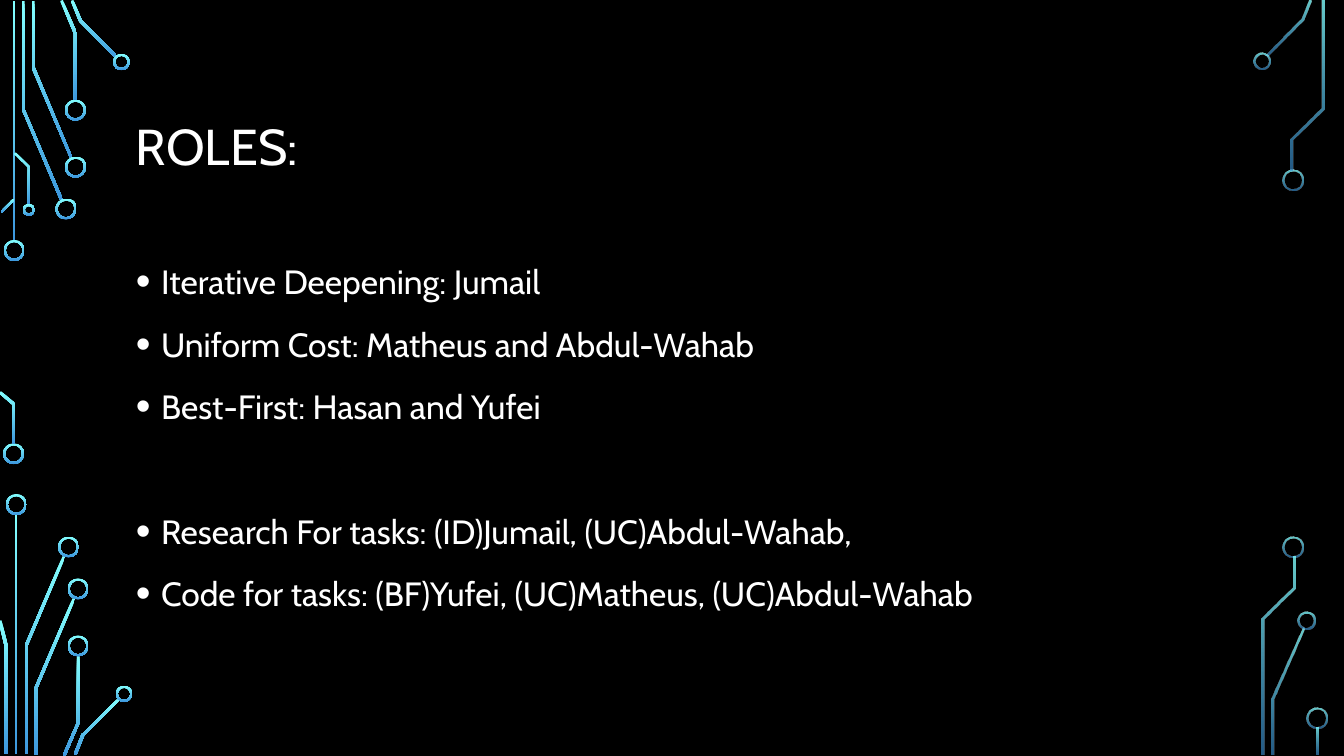
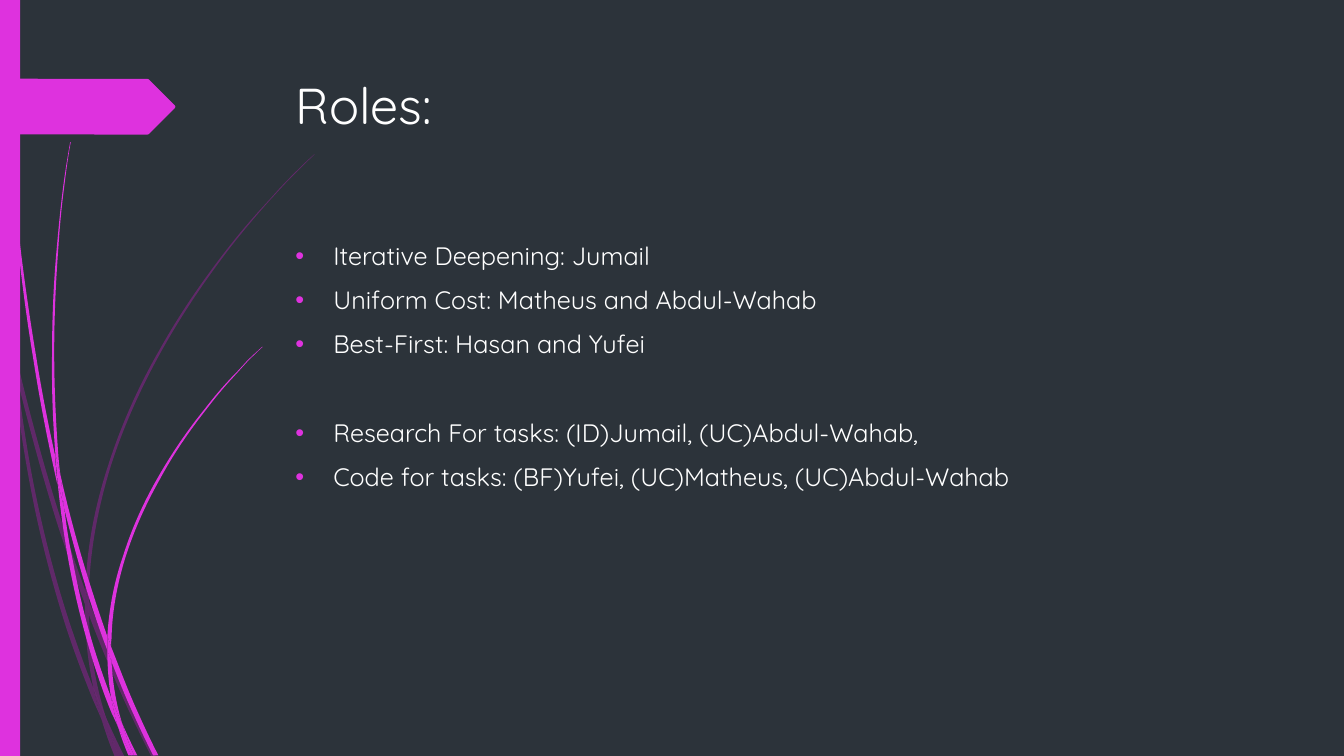
Before and after one commit to x-mizu/CM-and-AI-Coursework-2, a slide deck: slide 2 of Presentation/Presentation Group 14.pptx. Drawn at 1344x756 pixels with LibreOffice and Linux fonts; fonts in the diff are those of the drawing; background and template pictures are left out. Boxes give left, top, right and bottom in pixels: in the first picture for what was removed or moved away, otherwise in the second. Text is boxed around its words. In the diff, an @@ line names an element or a change of style, - is before the commit and + after.

Commit message:
Changes to Iterative Deepening(ID) and looks

```diff
--- a/Presentation/Presentation Group 14.pptx
+++ b/Presentation/Presentation Group 14.pptx
@@ background picture (left out) to #2C333A @@
@@ rectangle added at (0,0,20,756), fill #DE32DE @@
@@ freeform shape added at (0,79,175,134), fill #DE32DE @@
@@ title "Roles:" at (296,86,432,125): vertical alignment middle to top @@
@@ title at (296,86,432,125): text changed; font Cabin to Quicksand @@
-ROLES:
+Roles:
@@ text "Iterative Deepening: Jumail": place and size @@
-text "Iterative Deepening: Jumail" at (161,268,973,611)
+text "Iterative Deepening: Jumail" at (333,246,1009,491)
@@ text "Iterative Deepening: Jumail" at (333,246,1009,491): size 24 to 18 pt, font Cabin to Quicksand; indent changed; line spacing 1.2 to 1 @@
@@ fill gradient #82FFFF to #3D97DE to #DE32DE in 5 elements at (111,697,134,755), (107,636,111,661), (123,725,138,756), (57,481,118,728), (55,453,65,509) @@
@@ freeform shape: place and size @@
-freeform shape at (0,391,15,445)
+freeform shape at (55,453,65,509)
@@ freeform shape: place and size @@
-freeform shape at (24,556,65,754)
+freeform shape at (57,481,118,728)
@@ fill gradient #82FFFF to #3D97DE to #B01CB0 at 40% opacity in 3 elements at (89,601,156,756), (85,604,106,717), (85,591,89,615) @@
@@ freeform shape: place and size @@
-freeform shape at (68,579,89,600)
+freeform shape at (85,591,89,615)
@@ freeform shape: place and size @@
-freeform shape at (63,655,80,756)
+freeform shape at (85,604,106,717)
@@ freeform shape: place and size @@
-freeform shape at (34,598,76,755)
+freeform shape at (89,601,156,756)
@@ freeform shape: place and size @@
-freeform shape at (68,635,89,656)
+freeform shape at (107,636,111,661)
@@ group added at (3,0,262,756): 7 freeform shapes @@
@@ group added at (0,154,315,756): 7 freeform shapes @@
@@ freeform shape: place and size @@
-freeform shape at (74,698,120,755)
+freeform shape at (111,697,134,755)
@@ freeform shape: place and size @@
-freeform shape at (116,686,133,702)
+freeform shape at (123,725,138,756)
@@ group removed at (0,0,1328,755): 25 freeform shapes, 3 rectangles @@
```
Also in this commit, not shown: 9 other slides changed.
